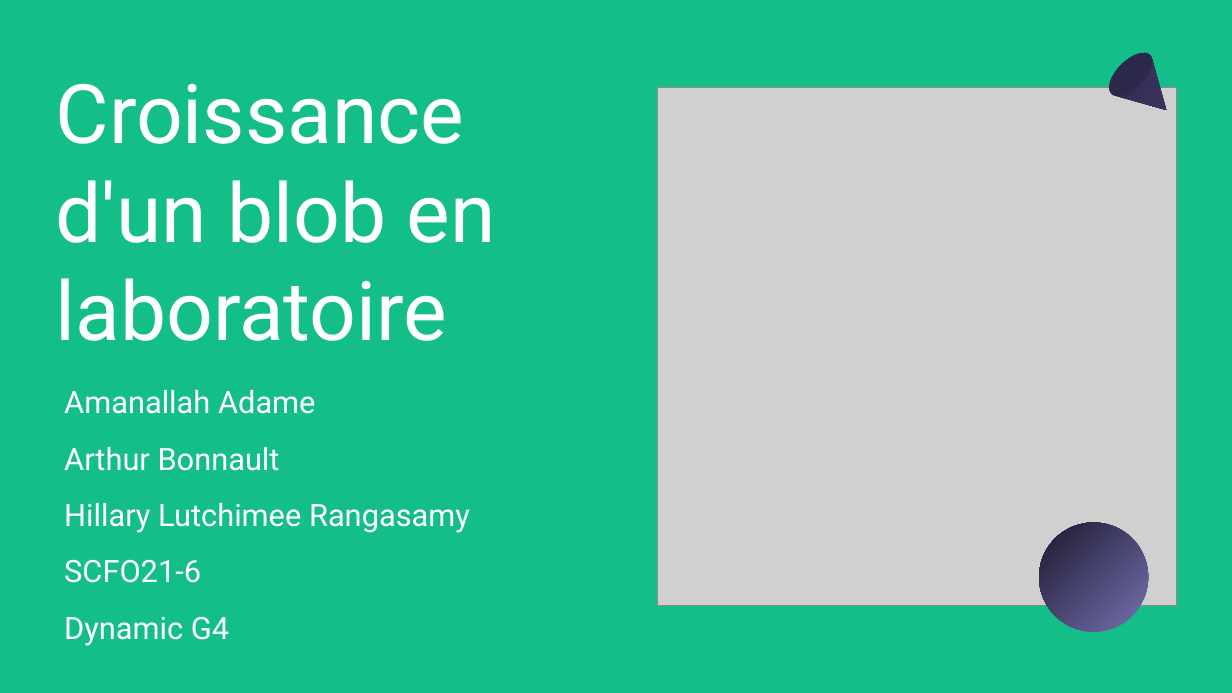
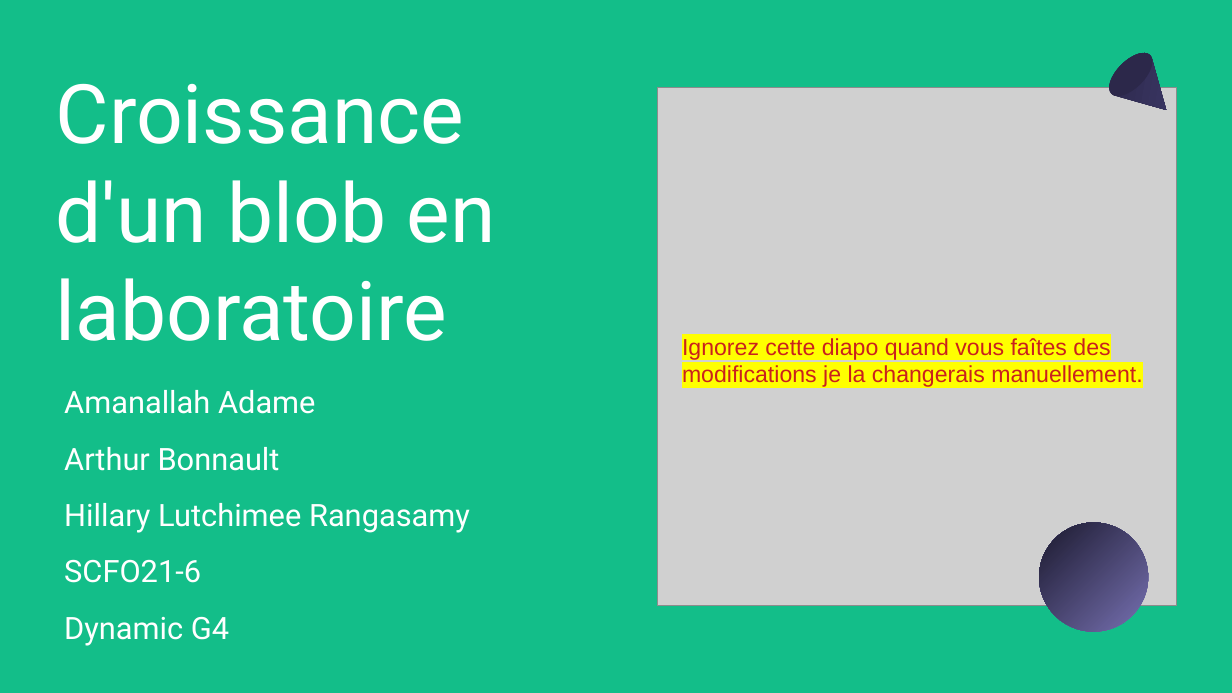
Before and after one commit to are-dynamic-2024-g4/croissance-du-blob, a slide deck: slide 1 of Présentation.odp. Drawn at 1232x693 pixels with LibreOffice and Linux fonts; fonts in the diff are those of the drawing; grey boxes stand for pictures. Boxes give left, top, right and bottom in pixels: in the first picture for what was removed or moved away, otherwise in the second. Text is boxed around its words. In the diff, an @@ line names an element or a change of style, - is before the commit and + after.

Commit message:
Add files via upload
Ignorez la première diapo quand vous faîtes des modifications je la changerais manuellement.

```diff
--- a/Présentation.odp
+++ b/Présentation.odp
@@ text added at (x1=682, y1=338, x2=1142, y2=387), 18 pt, text #C9211E @@
+Ignorez cette diapo quand vous faîtes des modifications je la changerais manuellement.
```
Also in this commit, not shown: 2 other slides changed, 1 slide added, 1 slide removed.
